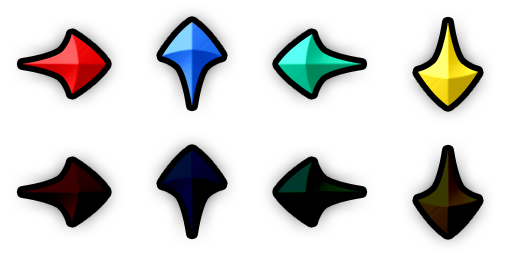
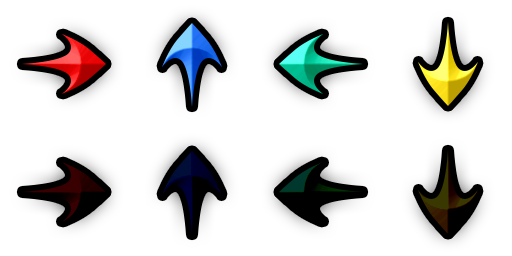
The second (512, 256) image is a revision of the first. Changes to its layers:
removed layer "Фигура 1 копия 8" (1st of 2, in "Группа 12" › "Группа 13") from group "Группа 13" over [418, 22, 478, 106]
removed layer "Фигура 1 копия 7" (1st of 2, in "Группа 12" › "Группа 13") from group "Группа 13" over [278, 34, 362, 94]
removed layer "Фигура 1 копия 6" (1st of 2, in "Группа 12" › "Группа 13") from group "Группа 13" over [162, 22, 222, 106]
removed layer "Фигура 1 копия 5" (1st of 2, in "Группа 12" › "Группа 13") from group "Группа 13" over [22, 34, 106, 94]
added layer "Заливка цветом 2 копия 2" in group "Группа 13" over [22, 22, 478, 107]
removed layer "Фигура 1 копия 8" (2nd of 2, in "Группа 12 копия" › "Группа 13") from group "Группа 13" over [418, 150, 478, 234]
removed layer "Фигура 1 копия 7" (2nd of 2, in "Группа 12 копия" › "Группа 13") from group "Группа 13" over [278, 162, 362, 222]
removed layer "Фигура 1 копия 6" (2nd of 2, in "Группа 12 копия" › "Группа 13") from group "Группа 13" over [162, 150, 222, 234]
removed layer "Фигура 1 копия 5" (2nd of 2, in "Группа 12 копия" › "Группа 13") from group "Группа 13" over [22, 162, 106, 222]
added layer "Заливка цветом 2 копия 3" in group "Группа 13" over [22, 150, 478, 235]
